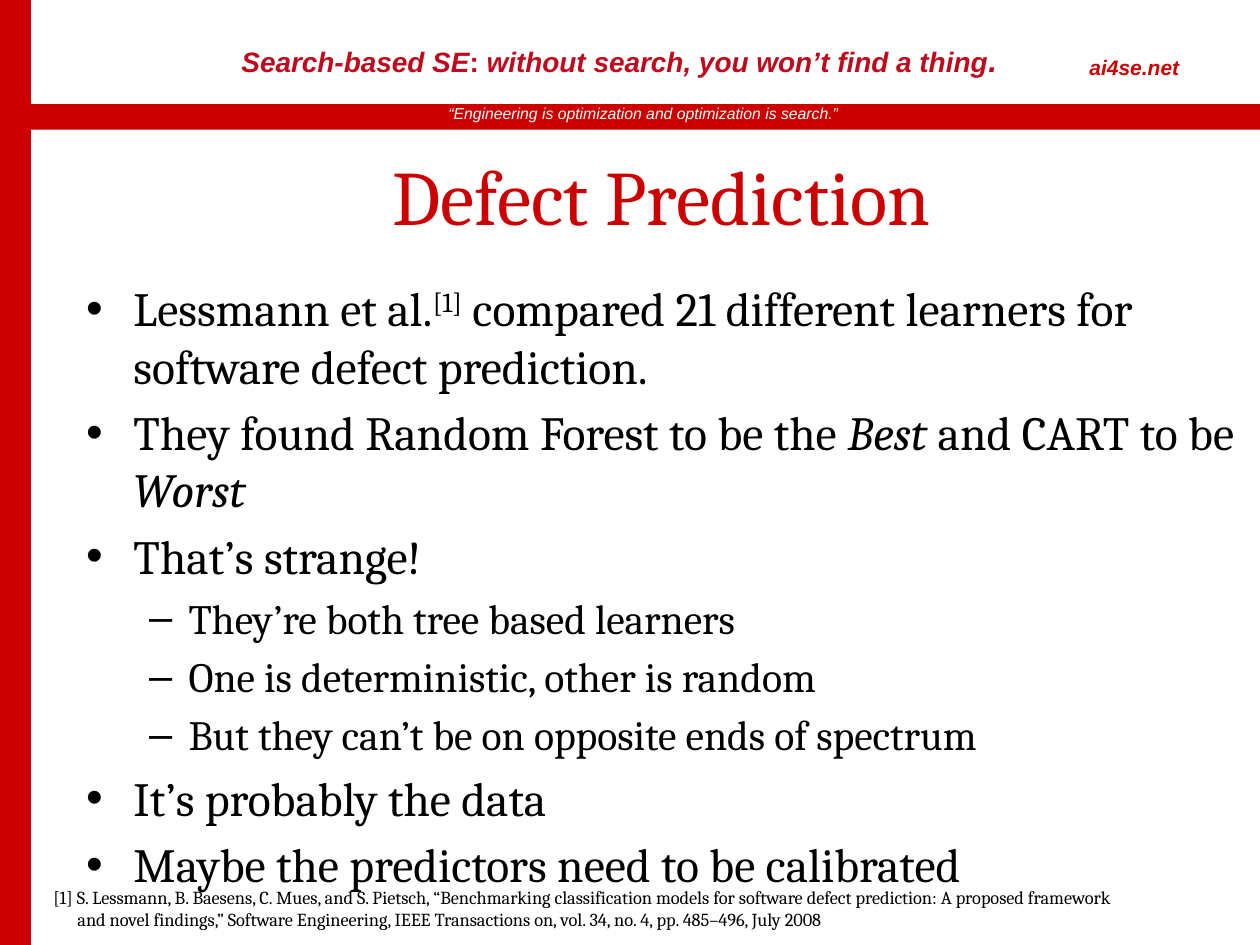
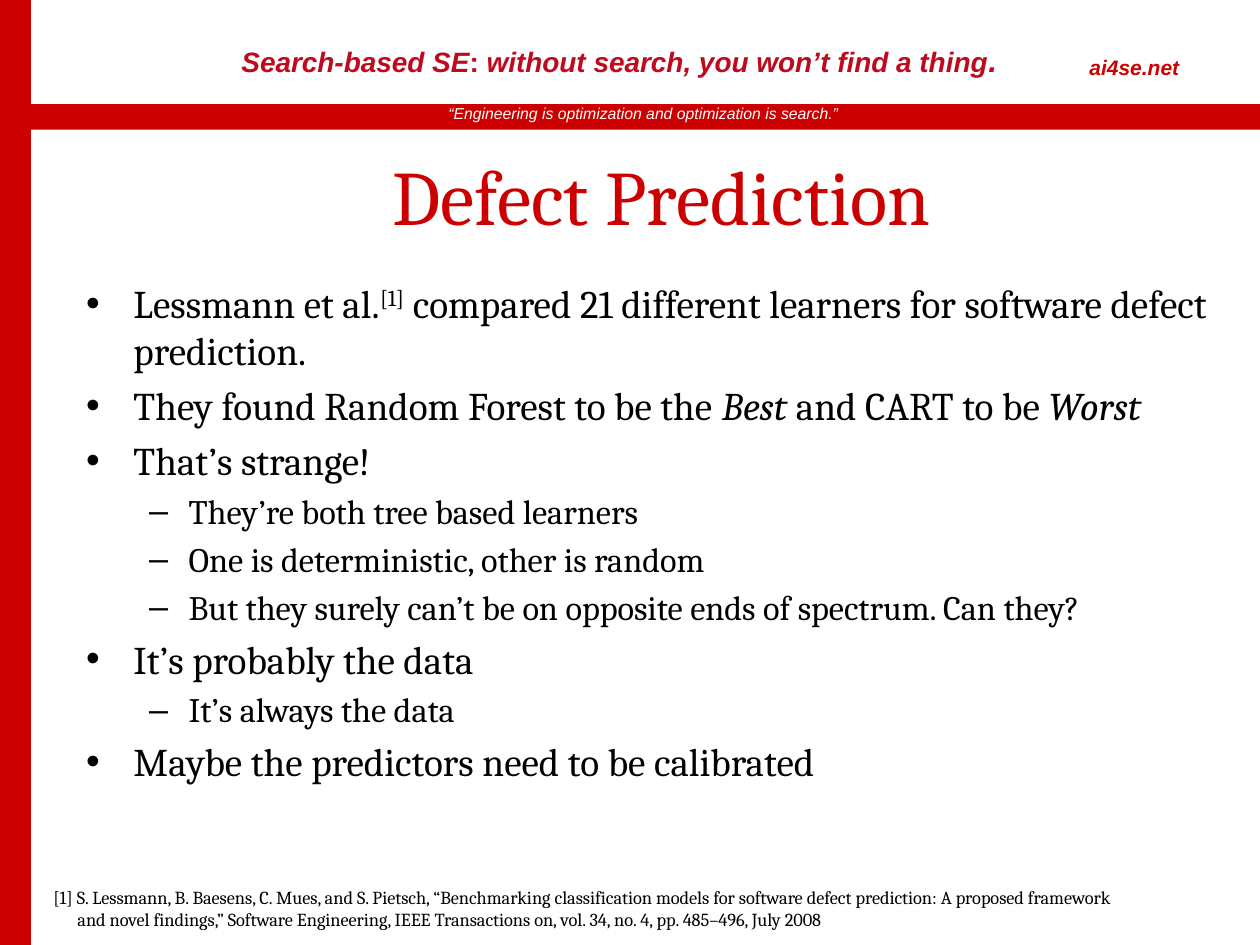
Before and after one commit to rahlk/CSC712-Software-Testing, a slide deck: slide 9 of Report/FinalPresentation.pptx. Drawn at 1260x945 pixels with LibreOffice and Linux fonts; fonts in the diff are those of the drawing; background and template pictures are left out. Boxes give left, top, right and bottom in pixels: in the first picture for what was removed or moved away, otherwise in the second. Text is boxed around its words. In the diff, an @@ line names an element or a change of style, - is before the commit and + after.

Commit message:
Presentation

```diff
--- a/Report/FinalPresentation.pptx
+++ b/Report/FinalPresentation.pptx
@@ text at box(133, 290, 1207, 785): size 27.2 to 22.4 pt in "Lessmann et al.[1] compared 21 different learners ...", "They found Random Forest to be the ...", "That’s strange!", "It’s probably the data" and 1 more places; size 23.8 to 19.6 pt in "They’re both tree based learners", "One is deterministic, other is random" @@
@@ text at box(189, 595, 1080, 628): text changed; size 23.8 to 19.6 pt @@
-  – But they can’t be on opposite ends of spectrum
+  – But they surely can’t be on opposite ends of spectrum. Can they?
@@ text at box(189, 698, 455, 730): paragraph added @@
+  – It’s always the data
```
Also in this commit, not shown: 1 other slide changed, 11 slides added.
